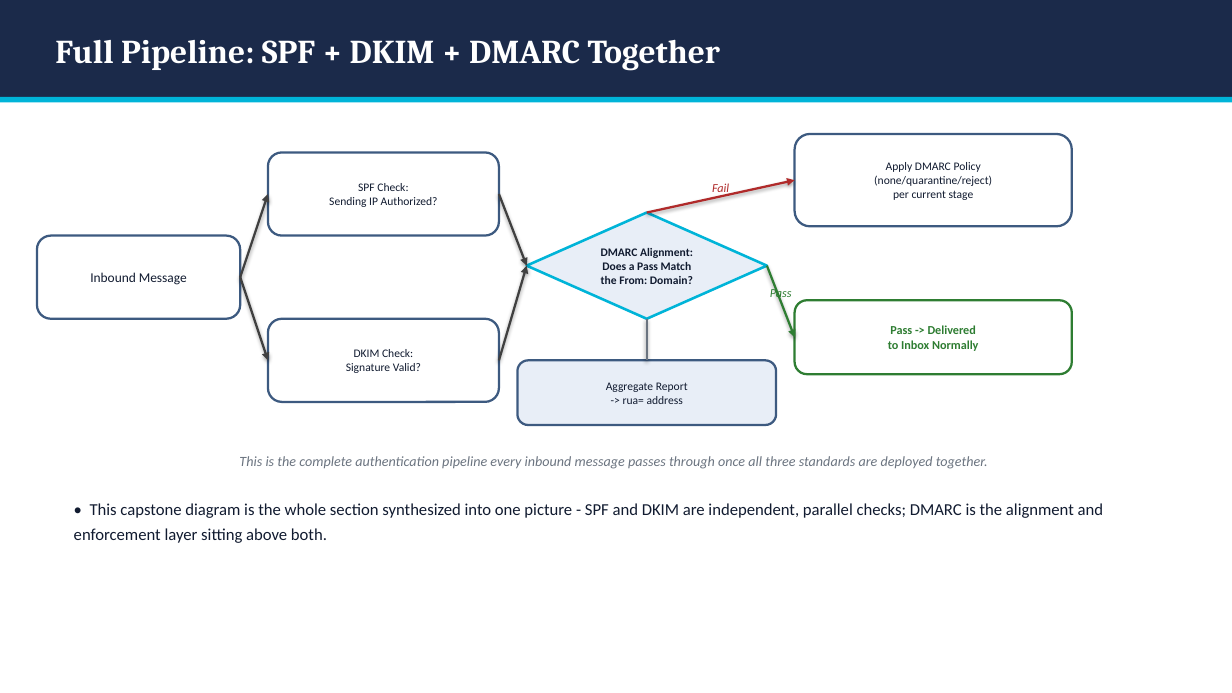
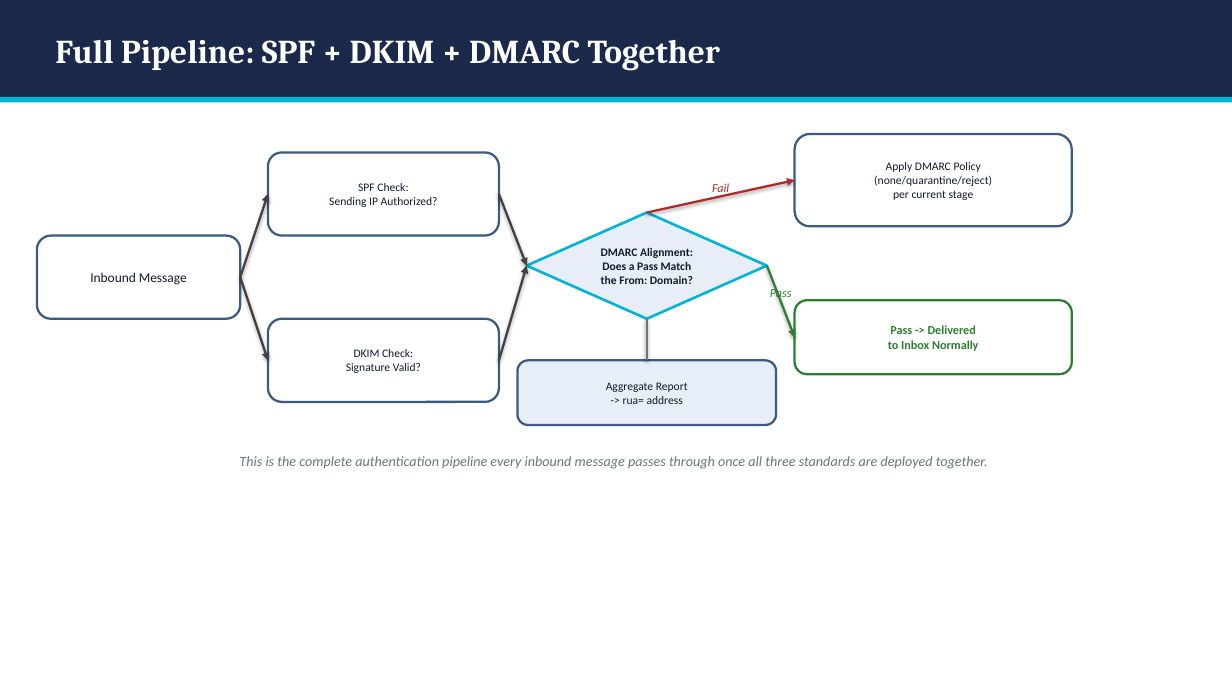
Before and after one commit to BYU-CYBER-444/byu-cyber-444.github.io, a slide deck: slide 44 of lectures/CYBER444_Week04_Windows_Hardening_and_email_security.pptx (slide 51 before the commit). Drawn at 1232x693 pixels with LibreOffice and Linux fonts; fonts in the diff are those of the drawing. Boxes give left, top, right and bottom in pixels: in the first picture for what was removed or moved away, otherwise in the second. Text is boxed around its words. In the diff, an @@ line names an element or a change of style, - is before the commit and + after.

```diff
--- a/lectures/CYBER444_Week04_Windows_Hardening_and_email_security.pptx
+++ b/lectures/CYBER444_Week04_Windows_Hardening_and_email_security.pptx
@@ text removed at box(74, 503, 1103, 543) @@
-• This capstone diagram is the whole section synthesized into one picture - SPF and DKIM are independent, parallel checks; DMARC is the alignment and enforcement layer sitting above both.
```
Also in this commit, not shown: 2 other slides changed, 9 slides removed.
